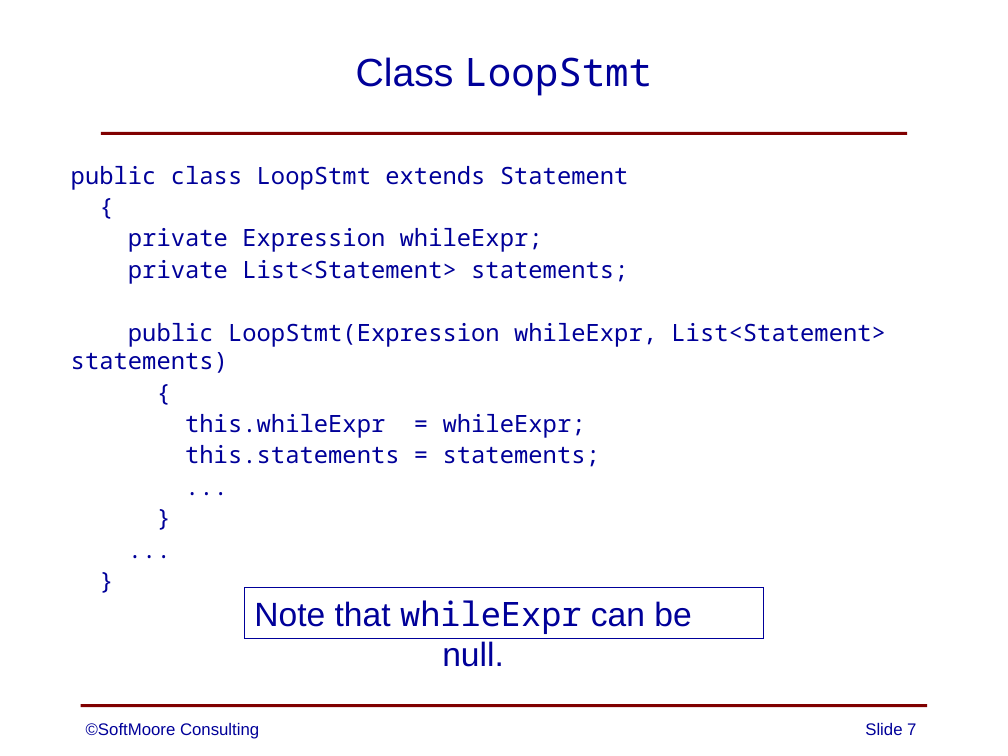
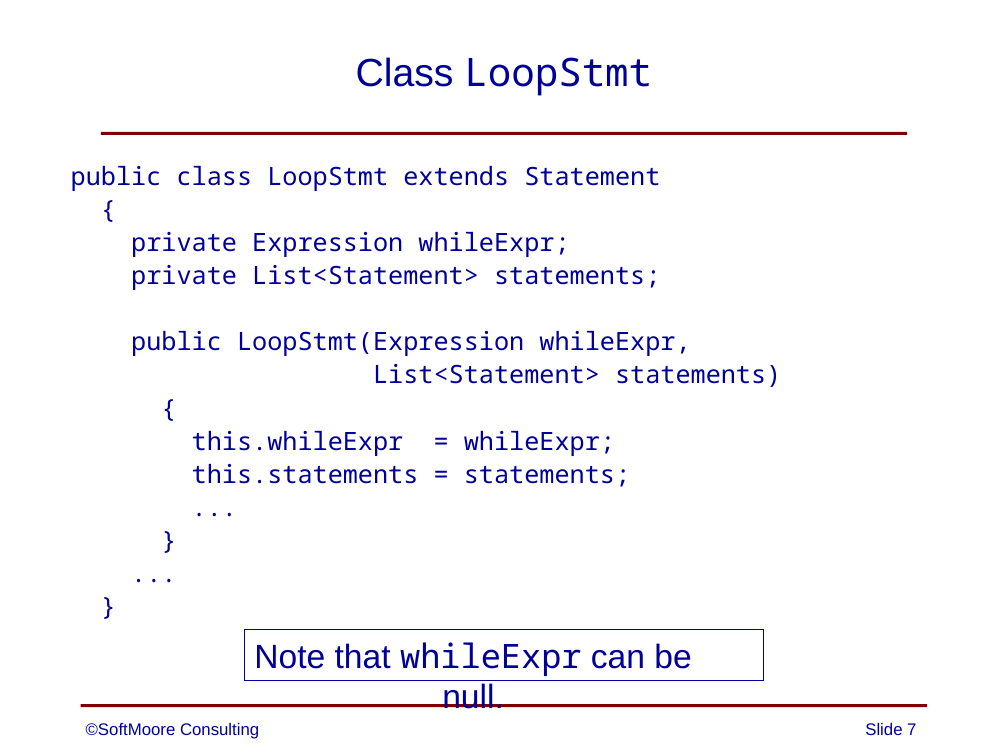
Before and after one commit to SoftMoore/CPRL, a slide deck: slide 7 of PowerPoint Slides/08 - Abstract Syntax Trees.pptx. Drawn at 1008x756 pixels with LibreOffice and Linux fonts; fonts in the diff are those of the drawing. Boxes give left, top, right and bottom in pixels: in the first picture for what was removed or moved away, otherwise in the second. Text is boxed around its words. In the diff, an @@ line names an element or a change of style, - is before the commit and + after.

```diff
--- a/PowerPoint Slides/08 - Abstract Syntax Trees.pptx
+++ b/PowerPoint Slides/08 - Abstract Syntax Trees.pptx
@@ text at <box>71,166,660,487</box>: size 17 to 18 pt in "public class LoopStmt extends Statement", "{", "private Expression whileExpr;", "private List<Statement> statements;" and 7 more places @@
@@ text at <box>131,331,781,387</box>: text changed; size 17 to 18 pt @@
-public LoopStmt(Expression whileExpr, List<Statement> statements)
+public LoopStmt(Expression whileExpr,
+List<Statement> statements)
@@ rectangle "Note that whileExpr can be ...": place and size @@
-rectangle "Note that whileExpr can be ..." at <box>245,588,764,638</box>
+rectangle "Note that whileExpr can be ..." at <box>245,630,764,680</box>
```
Also in this commit, not shown: 7 other slides changed, 3 other files.
